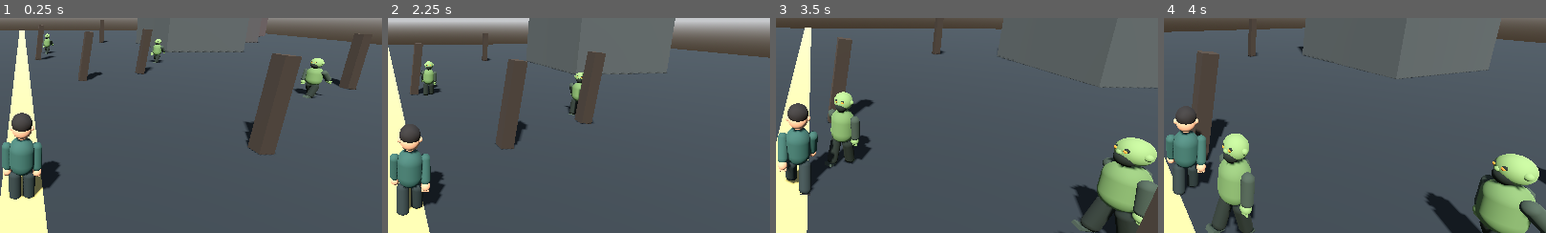
Above: before the commit, frames 1-4 (left to right).
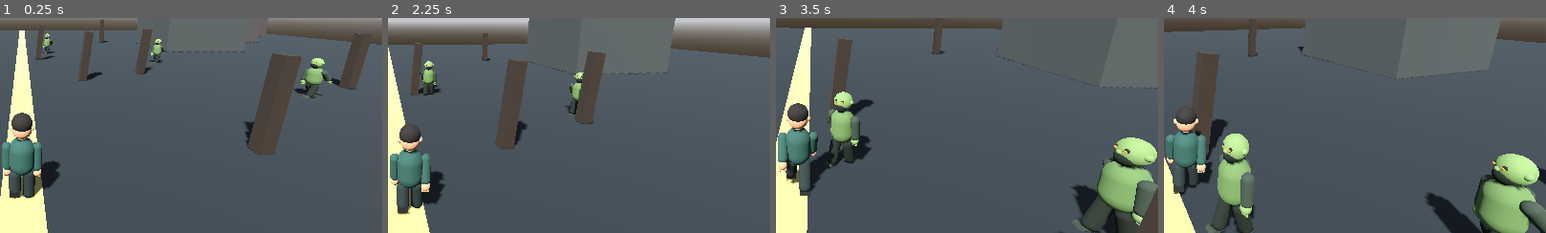
Above: after the commit, the same moments.

Repository: aljunatis40-alt/zombie-world-survivor
Game: Godot game, scene res://scenes/main.tscn
Same seed, same stepped clock (60 frames per second), same inputs: the game is played once before the commit and once after it.
Inputs (mouse positions are % of the whole screen's width and height, from its top left):
- Up to frame 1 (0.25 s): no input
- Up to frame 2 (2.25 s): move the mouse to (55, 50) at 0.52 s; hold W (move_forward) from 0.53 s (still down); click (55, 50) at 0.6 s; move the mouse to (45, 50) at 1.27 s; tap Shift (sprint) at 1.35 s; move the mouse to (52, 48) at 2.02 s; click (52, 48) at 2.1 s
- Up to frame 3 (3.5 s): keep holding W (move_forward); move the mouse to (49, 52) at 2.77 s; tap Shift (sprint) at 2.85 s
- Up to frame 4 (4 s): keep holding W (move_forward); move the mouse to (57, 51) at 3.52 s; click (57, 51) at 3.6 s
The pictures show only the part of the screen within x 47-97%, y 38-88%; the shares and areas given below are measured in that part.

The runs differ from the first frame. In frame 1, less than 0.1% of the frame differs, in the area x 2-10%, y 70-85%; in frame 2, 0.1%, in the area x 2-10%, y 76-92%; in frame 3, 0.1%; in frame 4, 0.1%.

Commit message:
Raise survivor legs and boots so feet stay visible above ground

Diff:
--- a/scripts/player.gd
+++ b/scripts/player.gd
@@ -73,12 +73,12 @@
 	_add_sphere(right_arm_pivot, "Hand", 0.105, Vector3(0, -0.66, 0), skin)
 	for finger in range(4):
 		_add_capsule(right_arm_pivot, "Finger_%d" % finger, 0.022, 0.105, Vector3(-0.06 + finger * 0.04, -0.75, -0.025), skin)
-	left_leg_pivot = _make_limb_pivot("LeftLeg", Vector3(-0.16, -0.28, 0))
-	right_leg_pivot = _make_limb_pivot("RightLeg", Vector3(0.16, -0.28, 0))
+	left_leg_pivot = _make_limb_pivot("LeftLeg", Vector3(-0.16, -0.22, 0))
+	right_leg_pivot = _make_limb_pivot("RightLeg", Vector3(0.16, -0.22, 0))
 	visual.add_child(left_leg_pivot)
 	visual.add_child(right_leg_pivot)
-	_add_capsule(left_leg_pivot, "Trouser", 0.14, 0.78, Vector3(0, -0.34, 0), pants)
-	_add_box(left_leg_pivot, "Boot", Vector3(0.23, 0.17, 0.34), Vector3(0, -0.77, -0.055), boots)
+	_add_capsule(left_leg_pivot, "Trouser", 0.14, 0.62, Vector3(0, -0.30, 0), pants)
+	_add_box(left_leg_pivot, "Boot", Vector3(0.23, 0.17, 0.34), Vector3(0, -0.56, -0.055), boots)
 	_add_capsule(right_leg_pivot, "Trouser", 0.14, 0.78, Vector3(0, -0.34, 0), pants)
 	_add_box(right_leg_pivot, "Boot", Vector3(0.23, 0.17, 0.34), Vector3(0, -0.77, -0.055), boots)
 
